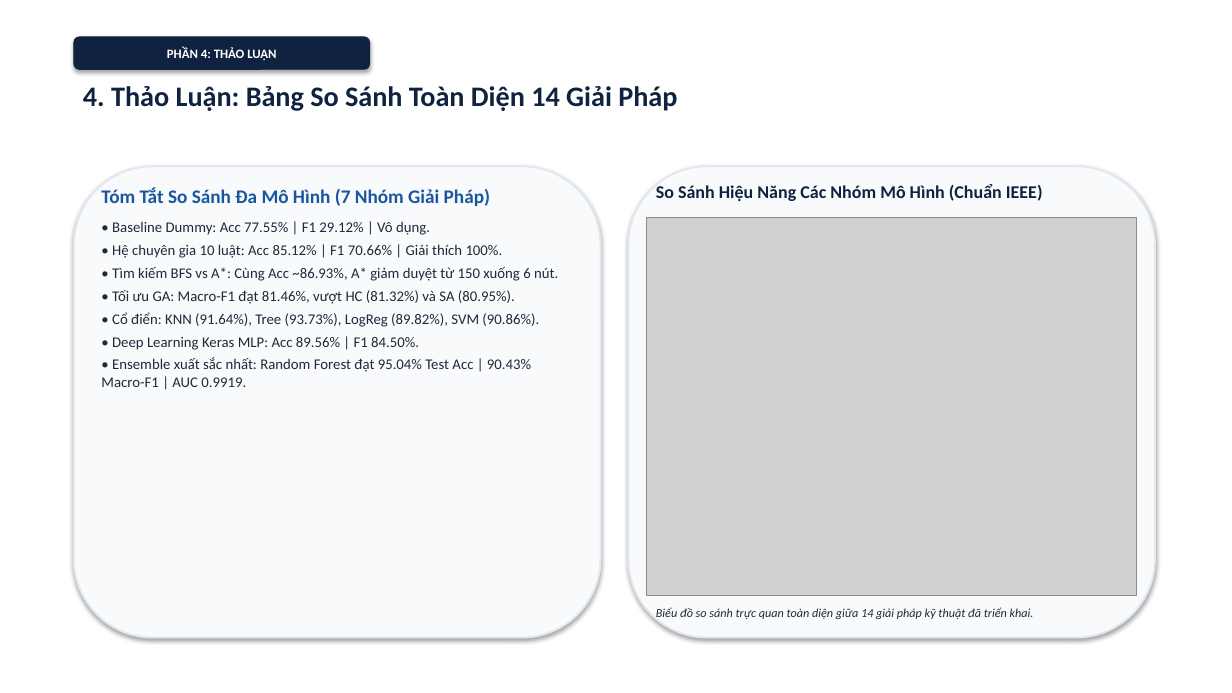
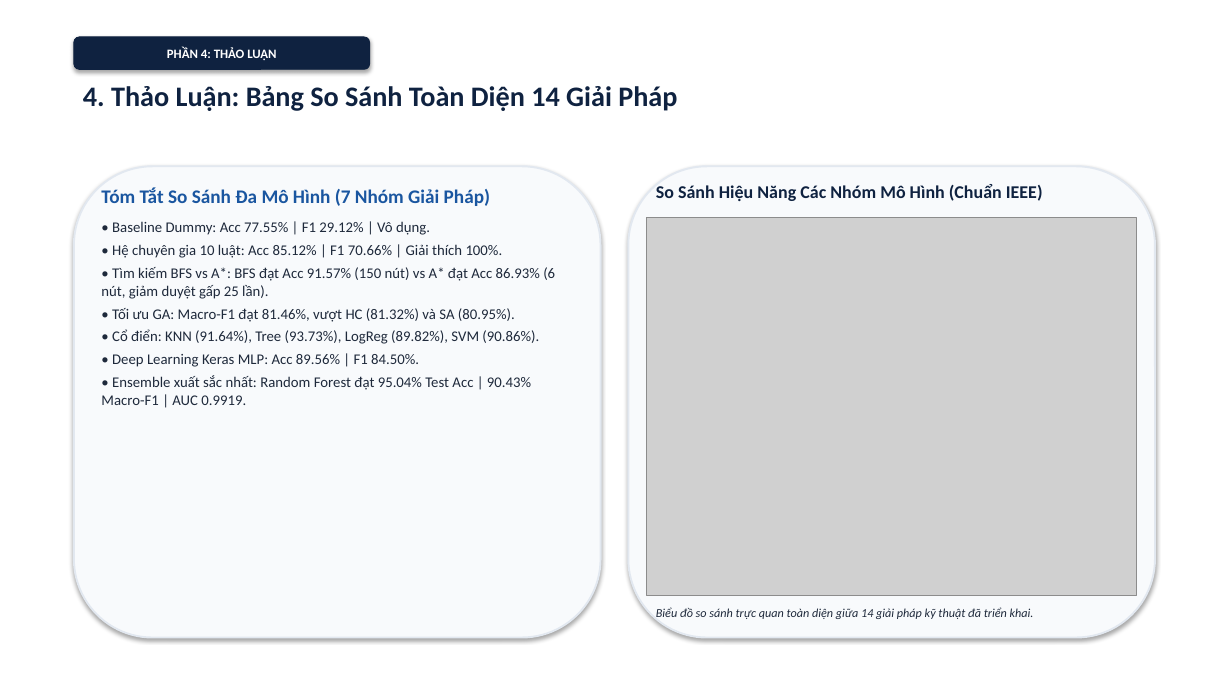
Before and after one commit to Escanor292/caimo, a slide deck: slide 14 of DT69_123000609_SlideThuyetTrinh.pptx. Drawn at 1232x693 pixels with LibreOffice and Linux fonts; fonts in the diff are those of the drawing; grey boxes stand for pictures. Boxes give left, top, right and bottom in pixels: in the first picture for what was removed or moved away, otherwise in the second. Text is boxed around its words. In the diff, an @@ line names an element or a change of style, - is before the commit and + after.

```diff
--- a/DT69_123000609_SlideThuyetTrinh.pptx
+++ b/DT69_123000609_SlideThuyetTrinh.pptx
@@ text at (101, 267, 555, 299): text changed @@
-• Tìm kiếm BFS vs A*: Cùng Acc ~86.93%, A* giảm duyệt từ 150 xuống 6 nút.
+• Tìm kiếm BFS vs A*: BFS đạt Acc 91.57% (150 nút) vs A* đạt Acc 86.93% (6 nút, giảm duyệt gấp 25 lần).
```
Also in this commit, not shown: 2 other slides changed, 8 other files.
